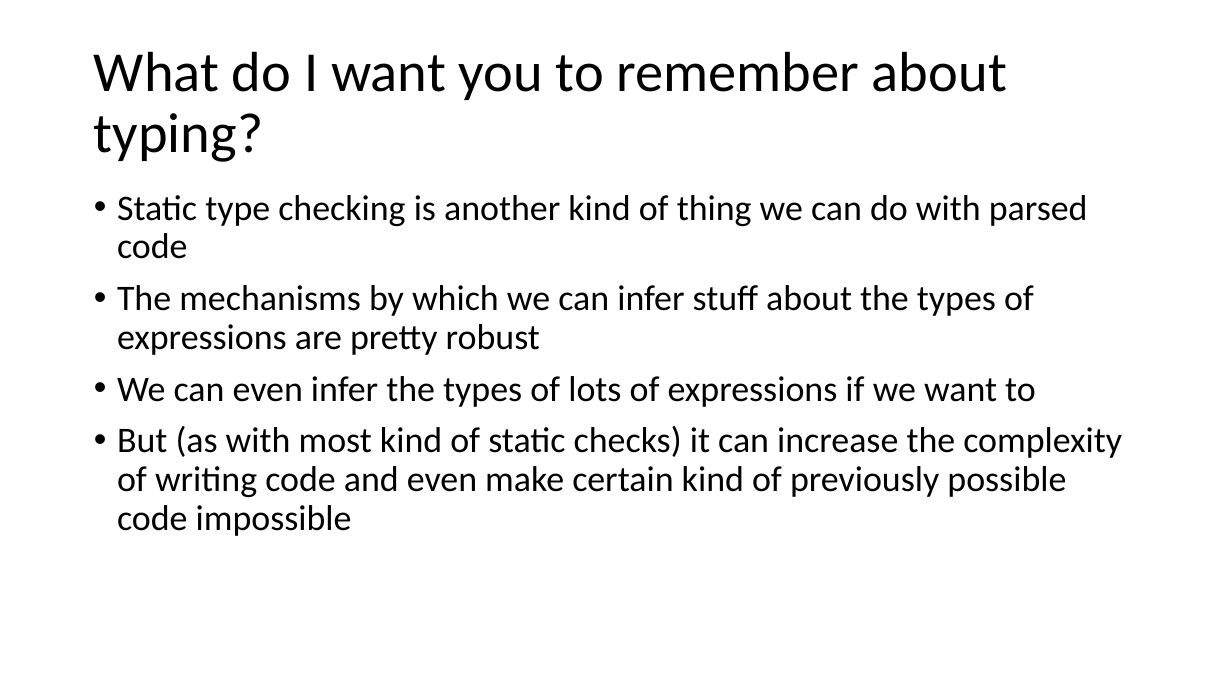
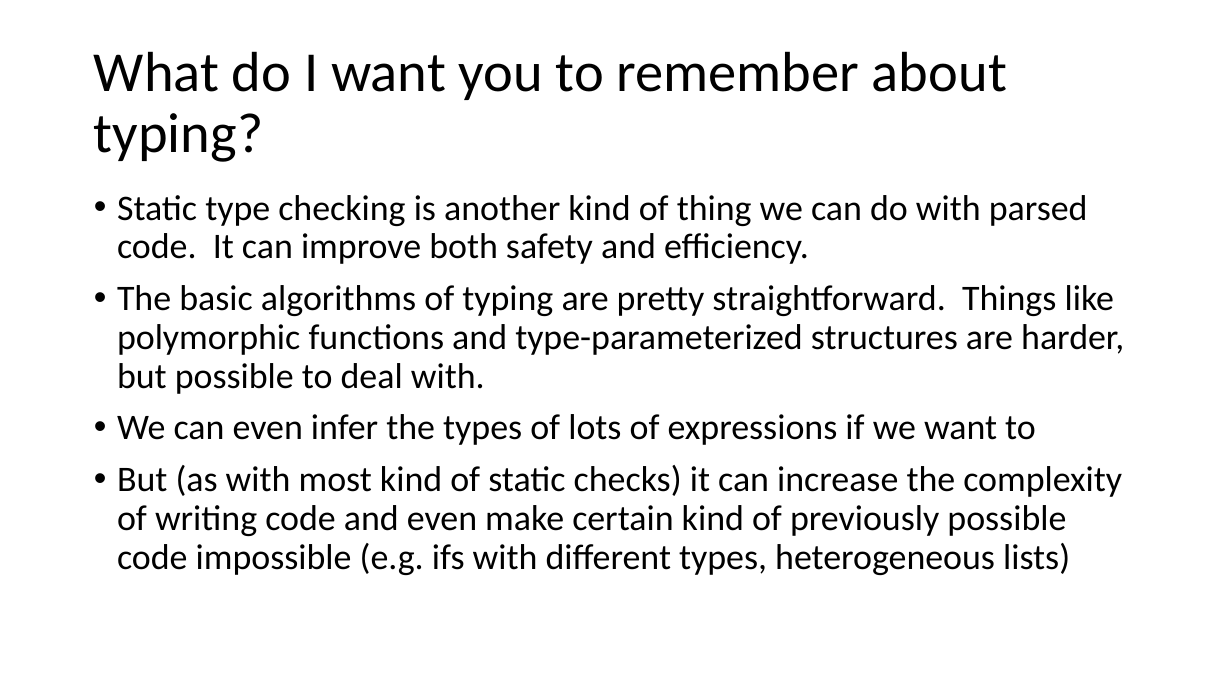
Before and after one commit to RHIT-CSSE/csse304, a slide deck: slide 16 of ClassMaterials/ImplicitTyping/ImplicitTyping.pptx. Drawn at 1232x693 pixels with LibreOffice and Linux fonts; fonts in the diff are those of the drawing. Boxes give left, top, right and bottom in pixels: in the first picture for what was removed or moved away, otherwise in the second. Text is boxed around its words. In the diff, an @@ line names an element or a change of style, - is before the commit and + after.

Commit message:
New implicit typing slides

```diff
--- a/ClassMaterials/ImplicitTyping/ImplicitTyping.pptx
+++ b/ClassMaterials/ImplicitTyping/ImplicitTyping.pptx
@@ text at [117, 195, 1124, 394]: text changed @@
-• Static type checking is another kind of thing we can do with parsed code
-• The mechanisms by which we can infer stuff about the types of expressions are pretty robust
+• Static type checking is another kind of thing we can do with parsed code. It can improve both safety and efficiency.
+• The basic algorithms of typing are pretty straightforward. Things like polymorphic functions and type-parameterized structures are harder, but possible to deal with.
@@ text at [117, 465, 1122, 575]: text changed @@
-• But (as with most kind of static checks) it can increase the complexity of writing code and even make certain kind of previously possible code impossible
+• But (as with most kind of static checks) it can increase the complexity of writing code and even make certain kind of previously possible code impossible (e.g. ifs with different types, heterogeneous lists)
```
Also in this commit, not shown: 1 slide added, 1 slide removed, 1 other file.
